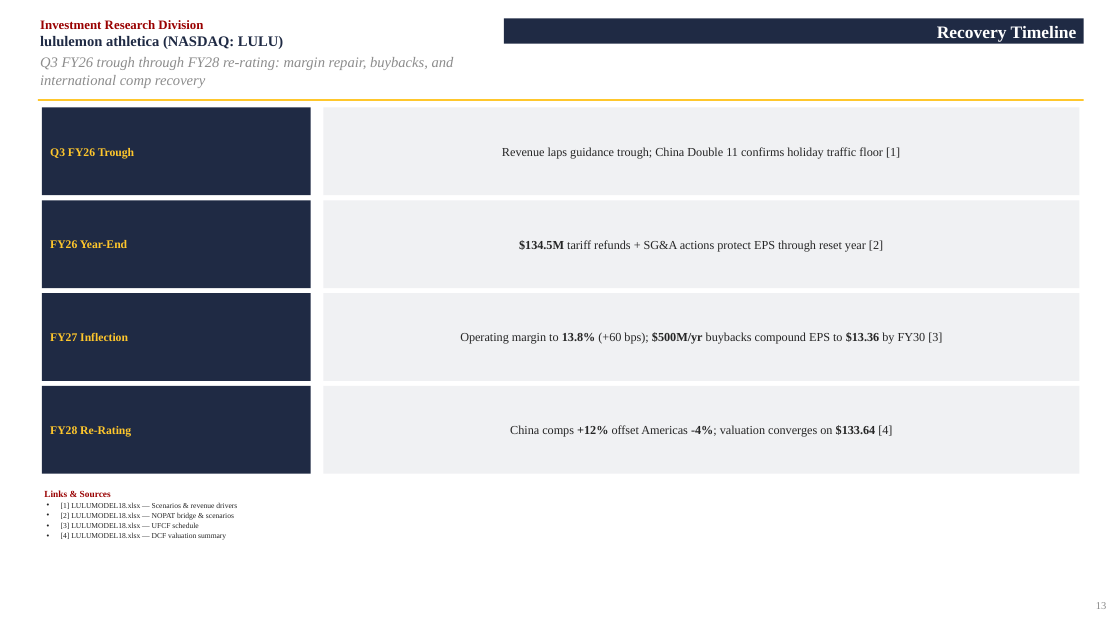
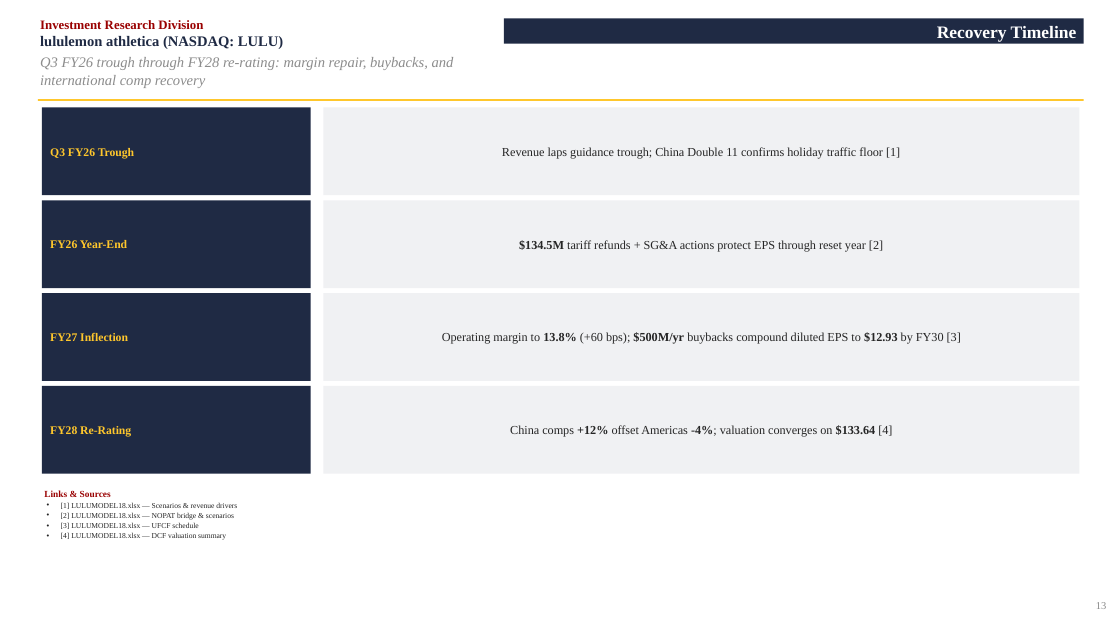
Before and after one commit to vengeanceaiUSC/RM, a slide deck: slide 13 of LULU/LULU_Investment_Pitch_Deck.pptx. Drawn at 1120x630 pixels with LibreOffice and Linux fonts; fonts in the diff are those of the drawing. Boxes give left, top, right and bottom in pixels: in the first picture for what was removed or moved away, otherwise in the second. Text is boxed around its words. In the diff, an @@ line names an element or a change of style, - is before the commit and + after.

```diff
--- a/LULU/LULU_Investment_Pitch_Deck.pptx
+++ b/LULU/LULU_Investment_Pitch_Deck.pptx
@@ text in rectangle at (442, 332, 961, 344): text changed @@
-Operating margin to 13.8% (+60 bps); $500M/yr buybacks compound EPS to $13.36 by FY30 [3]
+Operating margin to 13.8% (+60 bps); $500M/yr buybacks compound diluted EPS to $12.93 by FY30 [3]
```
Also in this commit, not shown: 5 other slides changed, 6 other files.
